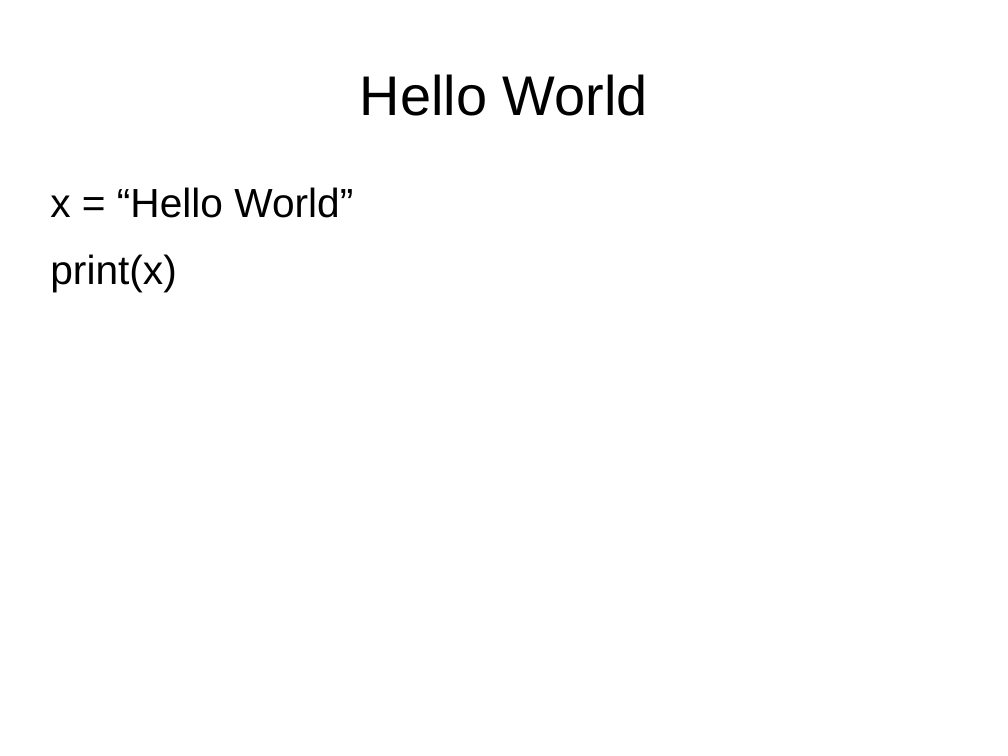
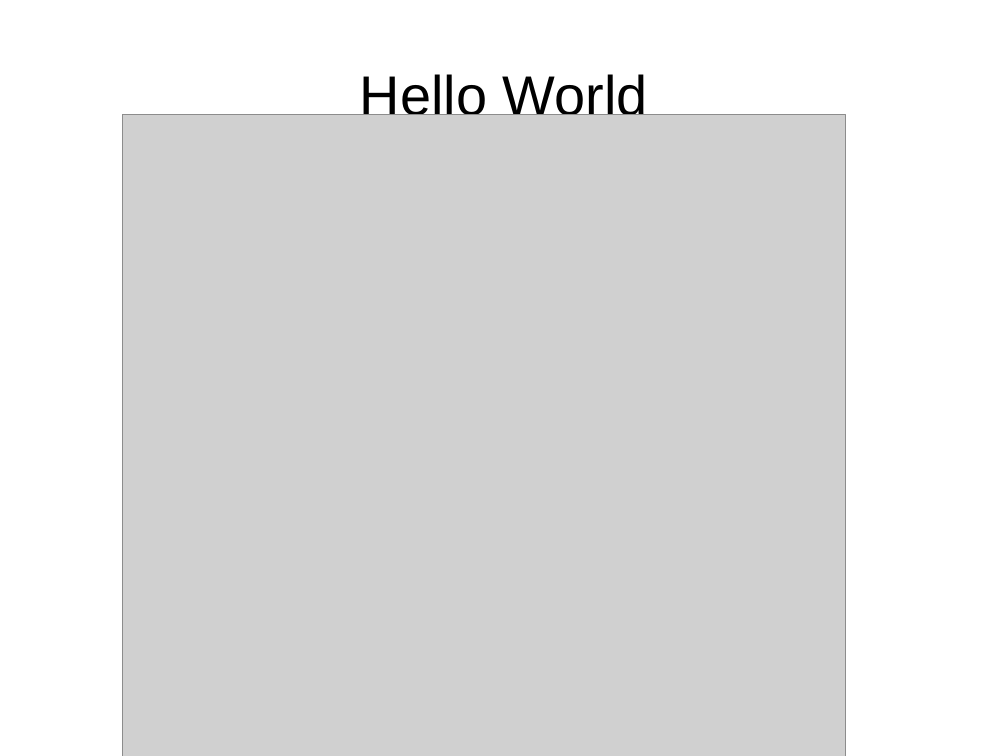
Before and after one commit to bradfordbarr/HacDC-Intro-to-Programming, a slide deck: slide 11 of class_0/class0.odp. Drawn at 1008x756 pixels with LibreOffice and Linux fonts; fonts in the diff are those of the drawing; grey boxes stand for pictures. Boxes give left, top, right and bottom in pixels: in the first picture for what was removed or moved away, otherwise in the second. Text is boxed around its words. In the diff, an @@ line names an element or a change of style, - is before the commit and + after.

Commit message:
sample code for class 1
- replaced screenshots for presentation 0
- wrote paddle and ball example for class 1, it's got several magic
  numbers, which should give us a chance to discourage the practice...
  'mjustsaying.

--r.

```diff
--- a/class_0/class0.odp
+++ b/class_0/class0.odp
@@ picture added at <box>123,114,846,756</box> @@
@@ text removed at <box>50,187,353,292</box> @@
-x = “Hello World”
-print(x)
```
Also in this commit, not shown: 4 other slides changed, 2 other files.
